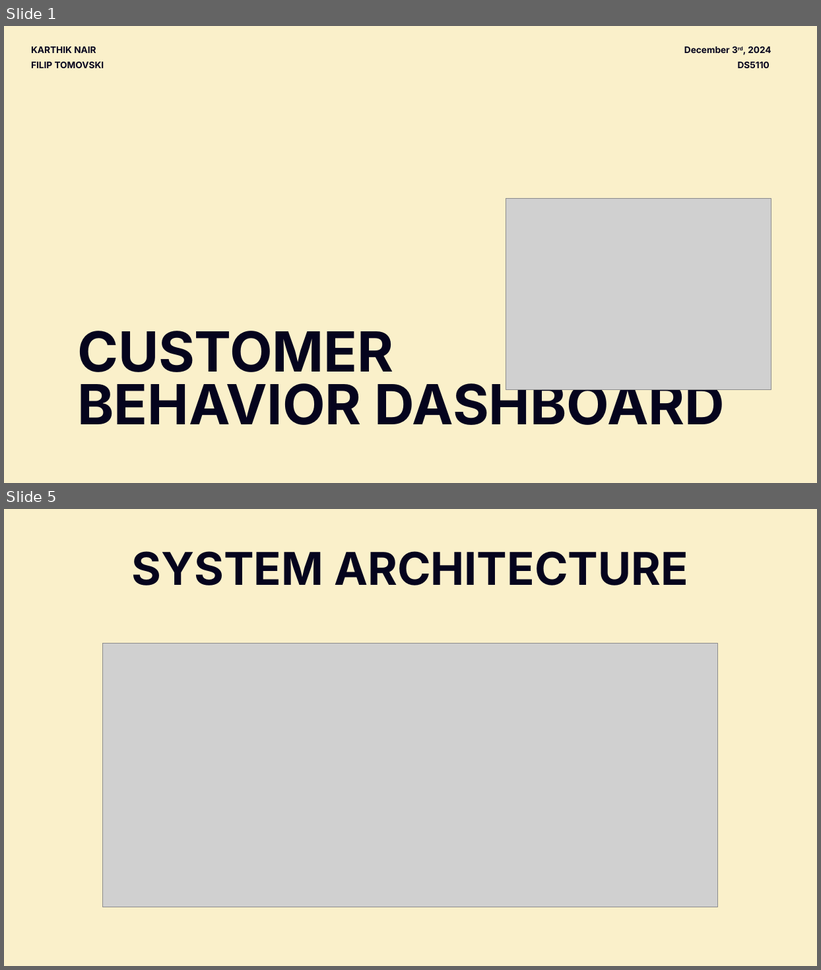
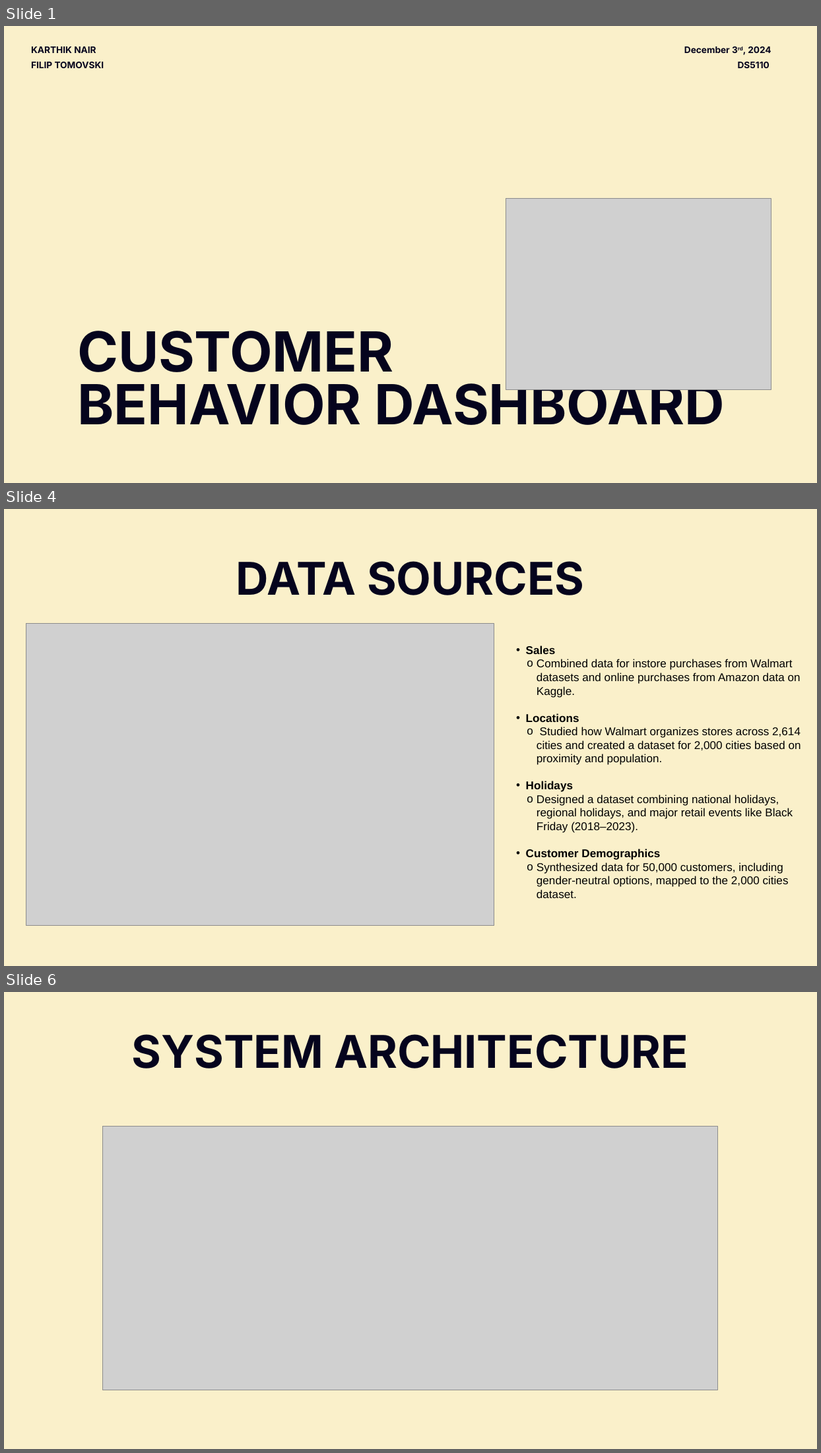
Before and after one commit to nair-j-karthik/DS-5110, a slide deck: Final Presenation DS5110.pptx. Shown one above the other, each under a label of ours: slides 1 and 5 before the commit, slides 1, 4 and 6 after it; the slides between them are not shown. The pictures are 821x970 and 821x1453 pixels, drawn with LibreOffice and Linux fonts; fonts in the diff are those of the drawing; grey boxes stand for pictures. Boxes give left, top, right and bottom in pixels: in the first picture for what was removed or moved away, otherwise in the second. Text is boxed around its words. In the diff, an @@ line names an element or a change of style, - is before the commit and + after.

```diff
--- a/Final Presenation DS5110.pptx
+++ b/Final Presenation DS5110.pptx
@@ slide 4 added at [4, 509, 817, 966], background #FAF0CA @@
@@ text added at [236, 561, 584, 595], 80 pt, text #05041D, bold @@
+DATA SOURCES
@@ picture added at [26, 623, 494, 925] @@
@@ text added at [526, 646, 801, 898], 20 pt, text #000000 @@
+• Sales
+  o Combined data for instore purchases from Walmart datasets and online purchases from Amazon data on Kaggle.
+• Locations
+  o Studied how Walmart organizes stores across 2,614 cities and created a dataset for 2,000 cities based on proximity and population.
+• Holidays
+  o Designed a dataset combining national holidays, regional holidays, and major retail events like Black Friday (2018–2023).
+• Customer Demographics
+  o Synthesized data for 50,000 customers, including gender-neutral options, mapped to the 2,000 cities dataset.
@@ what was slide 5 is now slide 6 @@
```
Also in this commit, not shown: 3 slides changed, 2 other slides added, 2 slides removed.
